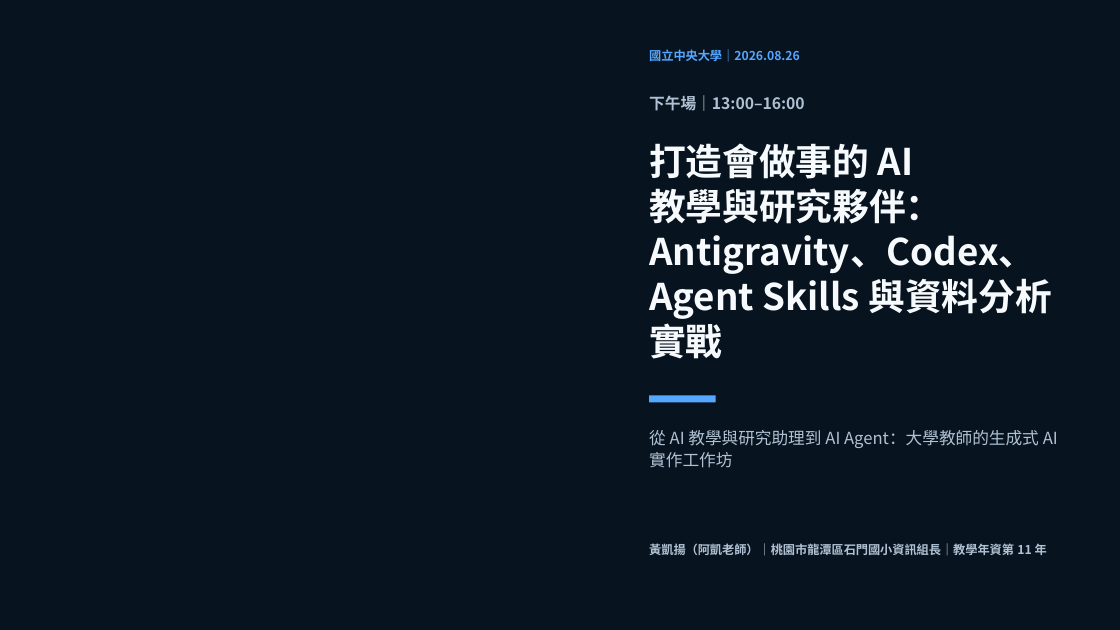
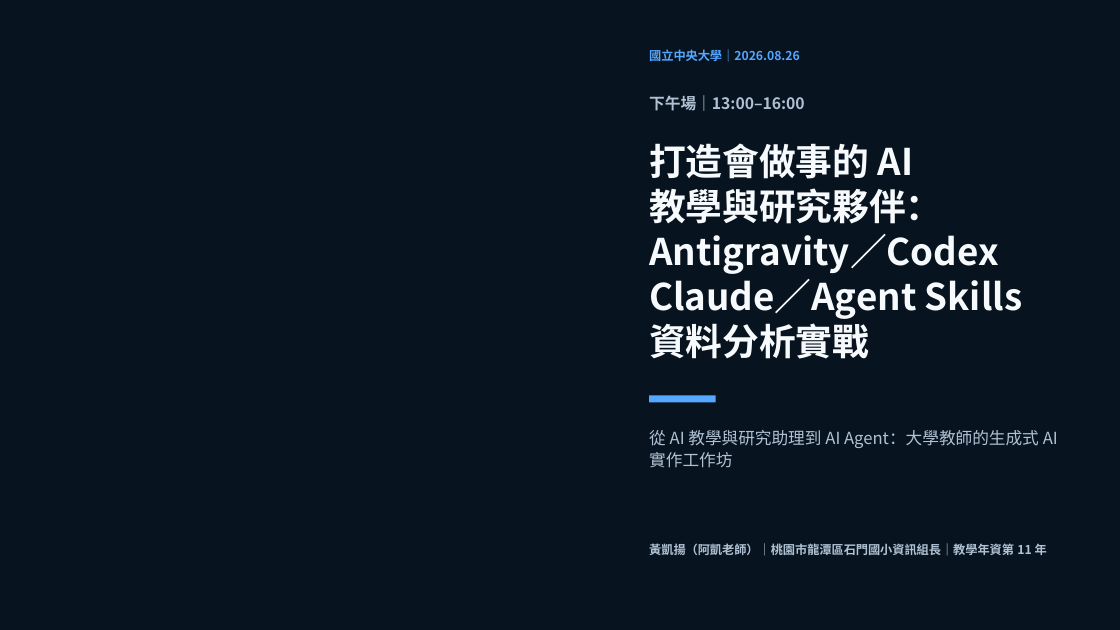
Before and after one commit to cagoooo/ncu-ai-agent-workshop-20260826, a slide deck: slide 1 of 01_簡報/下午場_打造會做事的AI教學與研究夥伴_資料分析實戰_20260826.pptx. Drawn at 1120x630 pixels with LibreOffice and Linux fonts; fonts in the diff are those of the drawing; background and template pictures are left out. Boxes give left, top, right and bottom in pixels: in the first picture for what was removed or moved away, otherwise in the second. Text is boxed around its words. In the diff, an @@ line names an element or a change of style, - is before the commit and + after.

Commit message:
🧠 補充 Claude Opus 5 可用性邊界並更新版本

```diff
--- a/01_簡報/下午場_打造會做事的AI教學與研究夥伴_資料分析實戰_20260826.pptx
+++ b/01_簡報/下午場_打造會做事的AI教學與研究夥伴_資料分析實戰_20260826.pptx
@@ text at (649,234,1022,359): text changed @@
-Antigravity、Codex、
-Agent Skills 與資料分析實戰
+Antigravity／Codex
+Claude／Agent Skills
+資料分析實戰
```
Also in this commit, not shown: 3 other slides changed, 1 slide added, 1 slide removed, 8 other files.
